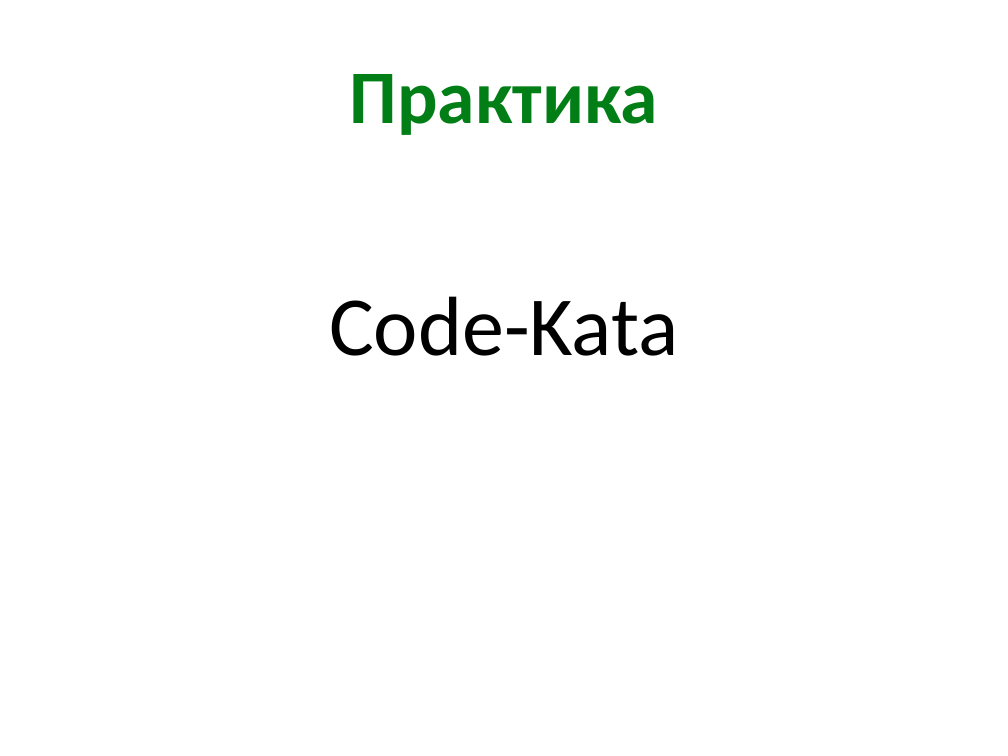
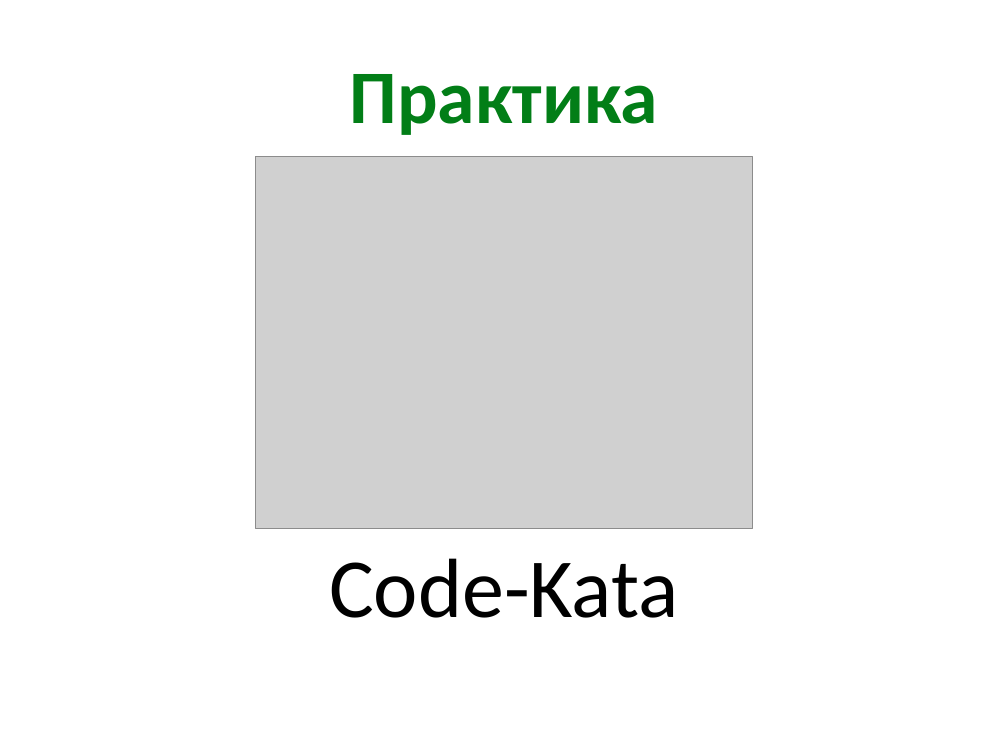
Before and after one commit to kontur-courses/tdd, a slide deck: slide 13 of tdd.pptx (slide 11 before the commit). Drawn at 1008x756 pixels with LibreOffice and Linux fonts; fonts in the diff are those of the drawing; grey boxes stand for pictures. Boxes give left, top, right and bottom in pixels: in the first picture for what was removed or moved away, otherwise in the second. Text is boxed around its words. In the diff, an @@ line names an element or a change of style, - is before the commit and + after.

```diff
--- a/tdd.pptx
+++ b/tdd.pptx
@@ picture added at [256,156,753,529] @@
@@ text "Code-Kata": place and size @@
-text "Code-Kata" at [329,296,679,356]
+text "Code-Kata" at [329,558,679,618]
```
Also in this commit, not shown: 2 other slides changed, 4 slides added, 2 slides removed, 4 other files.
